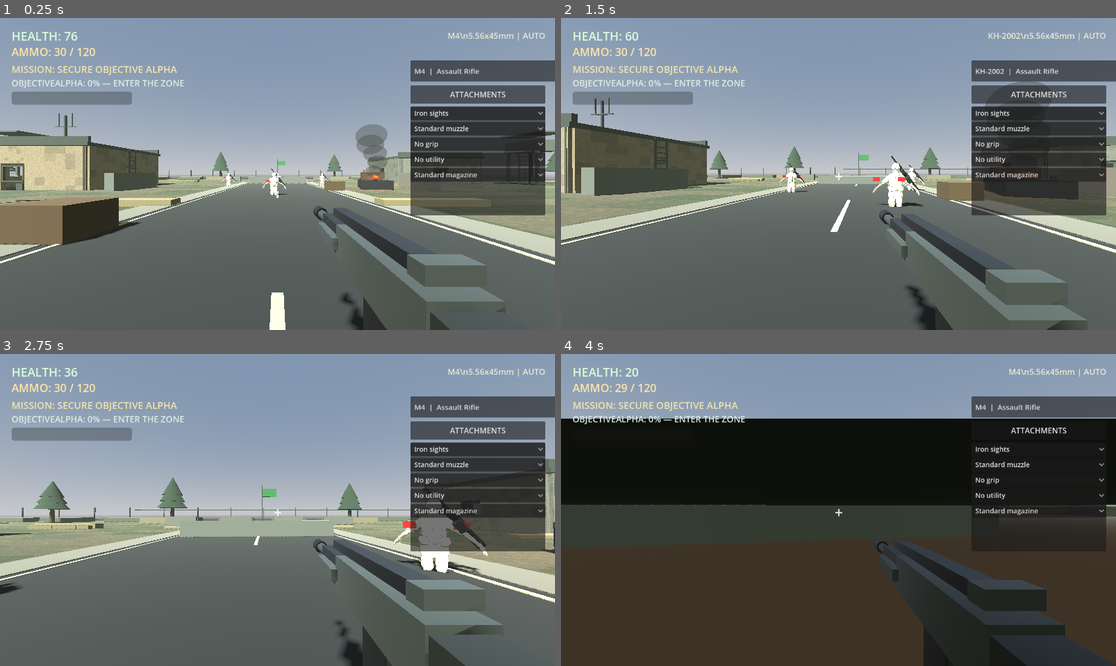
Above: before the commit, frames 1-4 (two rows, left to right).
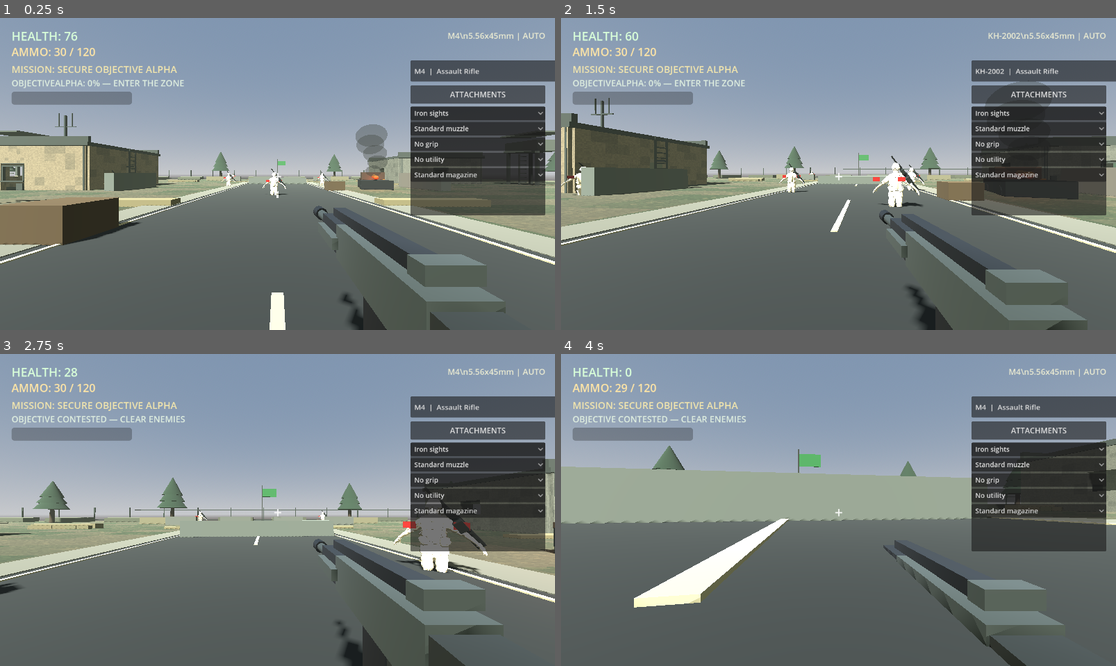
Above: after the commit, the same moments.

Repository: leefortine86-eng/Hunger-For-War
Game: Godot game, scene res://scenes/main.tscn
Two runs of this game, one before a commit and one after it. Both use one fixed random seed, a clock stepped at 60 frames per second and the inputs below.
Inputs (mouse positions are in pixels of both pictures, inside the frame that each line leads up to):
- Up to frame 1 (0.25 s): no input
- Up to frame 2 (1.5 s): tap Enter at 0.5 s; move the mouse to (866, 174) at 0.52 s; hold W (move_forward) from 0.53 s (still down); tap R at 0.6 s; click (866, 174) at 0.67 s; tap Space at 0.77 s; move the mouse to (810, 174) at 1.27 s; tap Q at 1.35 s
- Up to frame 3 (2.75 s): keep holding W (move_forward); tap Space at 1.52 s; move the mouse to (288, 503) at 2.02 s; tap E at 2.1 s
- Up to frame 4 (4 s): keep holding W (move_forward); move the mouse to (832, 516) at 2.77 s; tap Shift at 2.85 s; click (832, 516) at 2.92 s; tap Space at 3.02, 3.77 s; move the mouse to (877, 513) at 3.52 s; hold Z from 3.53 s (still down)

The runs differ from the first frame. In frame 1, less than 0.1% of the frame differs, in the area x 18-58%, y 48-54%; in frame 2, 0.1%; in frame 3, 0.3%; in frame 4, 74%, in the area x 0-100%, y 4-100%.

Commit message:
Increase woodland battlefield infantry presence

Diff:
--- a/scripts/main.gd
+++ b/scripts/main.gd
@@ -882,10 +882,18 @@
     add_child(fire_glow)
 
 func _spawn_enemies():
+    # Hostile troops approach from several directions around the northern
+    # objective so the player faces a larger, more active battlefield.
     var spawn_points := [
         Vector3(0, 0, -12),
         Vector3(-5, 0, -20),
-        Vector3(5, 0, -22)
+        Vector3(5, 0, -22),
+        Vector3(-14, 0, -17),
+        Vector3(14, 0, -18),
+        Vector3(-22, 0, -29),
+        Vector3(22, 0, -31),
+        Vector3(-9, 0, -40),
+        Vector3(9, 0, -41)
     ]
 
     for spawn_position in spawn_points:
@@ -894,12 +902,17 @@
         enemy.add_to_group("enemies")
         add_child(enemy)
 
-    print("Three enemy soldiers deployed!")
-
-    # Friendly troops hold the near side of the woodland outpost.
+    print("%d enemy soldiers deployed!" % spawn_points.size())
+
+    # Friendly woodland troops reinforce the southern approaches and
+    # defensive positions around the outpost.
     var ally_positions := [
         Vector3(-3.2, 0.0, 3.0),
-        Vector3(3.2, 0.0, 3.0)
+        Vector3(3.2, 0.0, 3.0),
+        Vector3(-9.0, 0.0, 7.0),
+        Vector3(9.0, 0.0, 7.0),
+        Vector3(-17.0, 0.0, 17.0),
+        Vector3(17.0, 0.0, 17.0)
     ]
     for ally_position in ally_positions:
         var ally := ALLY_SCENE.instantiate()
@@ -907,4 +920,4 @@
         ally.add_to_group("allies")
         add_child(ally)
 
-    print("Two friendly woodland soldiers deployed!")
+    print("%d friendly woodland soldiers deployed!" % ally_positions.size())
